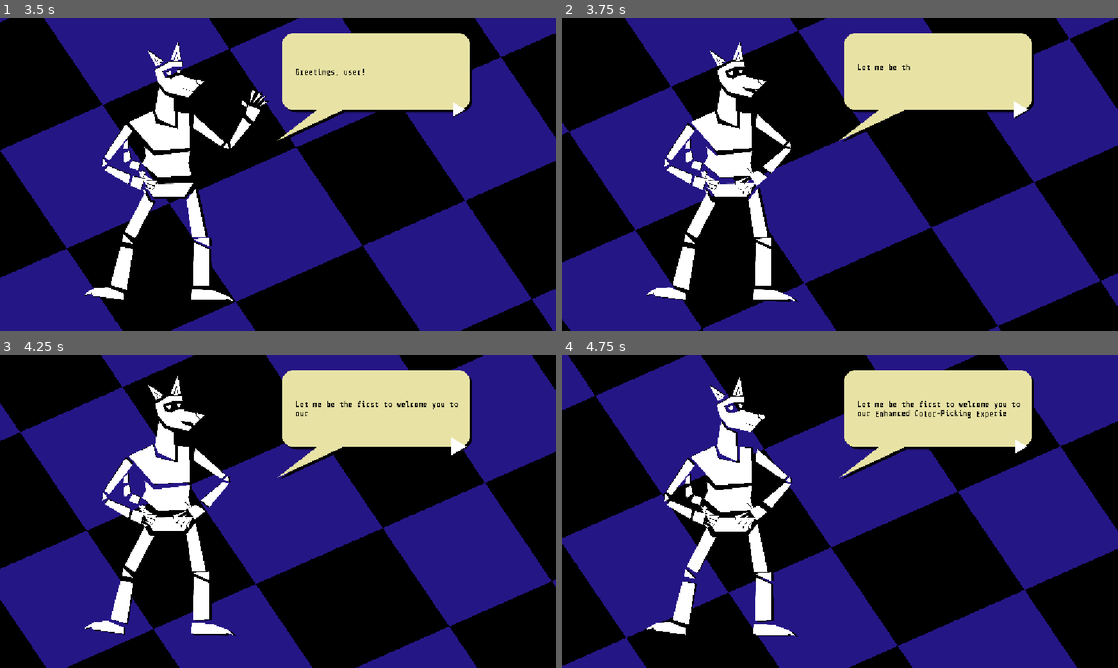
Above: before the commit, frames 1-4 (two rows, left to right).
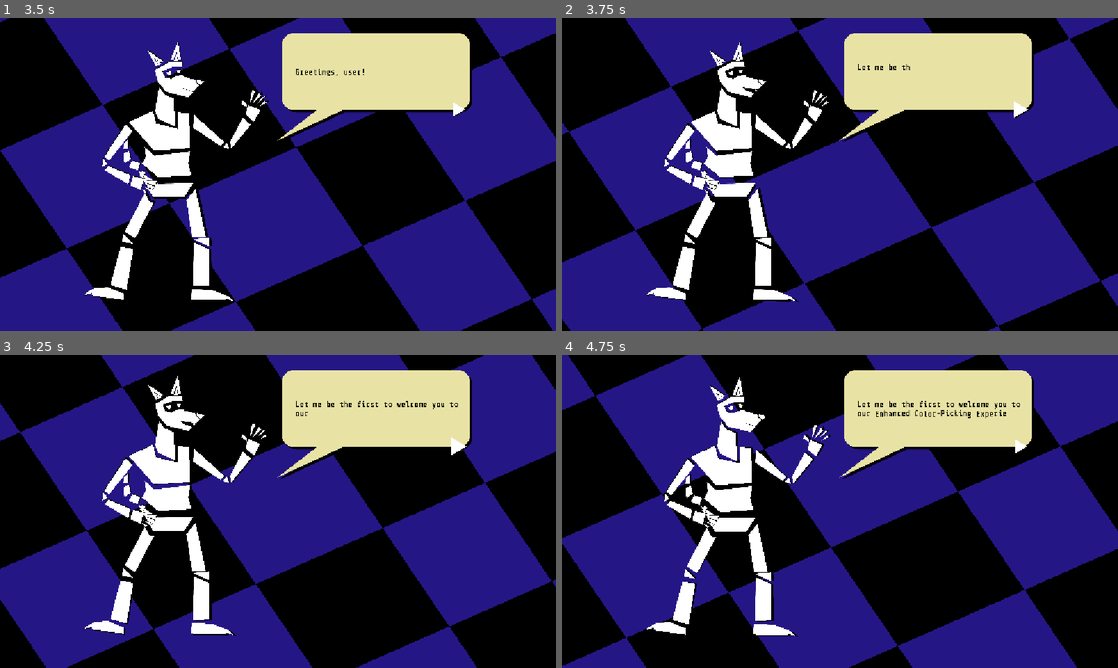
Above: after the commit, the same moments.

Repository: AlejandroCiuba/color-picker-game
Game: Godot game, scene res://scenes/levels/level.tscn
Same seed, same stepped clock (60 frames per second), same inputs: the game is played once before the commit and once after it.
Inputs (mouse positions are in pixels of both pictures, inside the frame that each line leads up to):
- Up to frame 1 (3.5 s): click "Start" at 0.5 s; move the mouse to (400, 158) at 1.27 s; hold Right (ui_right) 1.28-2.03 s; move the mouse to (166, 190) at 2.02 s; hold Left (ui_left) 2.03-2.75 s; click (467, 89) at 2.75 s
- Up to frame 2 (3.75 s): click (1023, 108) at 3.5 s
- Up to frame 3 (4.25 s): no input
- Up to frame 4 (4.75 s): move the mouse to (895, 442) at 4.27 s; hold Right (ui_right) from 4.28 s (still down)

Frame 1 is identical in both runs. In frame 2, 0.6% of the frame differs, in the area x 30-48%, y 23-57%; in frame 3, 0.6%; in frame 4, 0.7%, in the area x 31-49%, y 22-56%.

Commit message:
Shortened expressions for character animations in dialog

Diff:
--- a/assets/json/game-dialog.json
+++ b/assets/json/game-dialog.json
@@ -19,16 +19,8 @@
 		{
 			"callbacks": [
 				{
-					"args": [
-						"happy"
-					],
-					"callback": "casper.talk"
-				},
-				{
-					"args": [
-						"raised"
-					],
-					"callback": "casper.arm"
+					"args": [],
+					"callback": "casper.emote"
 				}
 			],
 			"dialog_id": "Casper",
@@ -63,7 +55,9 @@
 		{
 			"callbacks": [
 				{
-					"args": [],
+					"args": [
+						"hlu"
+					],
 					"callback": "casper.emote"
 				}
 			],
@@ -74,7 +68,7 @@
 						"args": [],
 						"callback": "NULL"
 					},
-					"text": "I hope you enjoy your time in our color picking program. My makers have worked tirelessly to create the most forward thinking and fantastic color picking experience a computer could offer!"
+					"text": "I hope you enjoy your time in our color picking program. My makers have worked tirelessly to create the most forward thinking and fantastic color picking experience they could offer!"
 				}
 			]
 		},
@@ -82,15 +76,9 @@
 			"callbacks": [
 				{
 					"args": [
-						"sad"
+						"sld"
 					],
-					"callback": "casper.talk"
-				},
-				{
-					"args": [
-						"down"
-					],
-					"callback": "casper.tail"
+					"callback": "casper.emote"
 				}
 			],
 			"dialog_id": "Casper",
@@ -116,16 +104,8 @@
 		{
 			"callbacks": [
 				{
-					"args": [
-						"happy"
-					],
-					"callback": "casper.talk"
-				},
-				{
-					"args": [
-						"raised"
-					],
-					"callback": "casper.arm"
+					"args": [],
+					"callback": "casper.emote"
 				}
 			],
 			"dialog_id": "Casper",
@@ -138,6 +118,75 @@
 					"text": "I am Casper the [rainbow][wave]Color-Changing[/wave][/rainbow] Canine!"
 				}
 			]
+		},
+		{
+			"callbacks": [
+				{
+					"args": [
+						"hlu"
+					],
+					"callback": "casper.emote"
+				}
+			],
+			"dialog_id": "Casper",
+			"text": [
+				{
+					"callback": {
+						"args": [],
+						"callback": "NULL"
+					},
+					"text": "My job is to guide you through the world of color picking so you are completely ready to select the [rainbow]COLOR OF YOUR DREAMS!!![/rainbow]"
+				}
+			]
+		},
+		{
+			"callbacks": [
+				{
+					"args": [
+						"sld"
+					],
+					"callback": "casper.emote"
+				}
+			],
+			"dialog_id": "Casper",
+			"text": [
+				{
+					"callback": {
+						"args": [],
+						"callback": "NULL"
+					},
+					"text": "Was that too much? I'm still new to being a color picking program assistant... "
+				},
+				{
+					"callback": {
+						"args": [
+							"0.75"
+						],
+						"callback": "pause"
+					},
+					"text": "This is a surprisingly difficult job."
+				}
+			]
+		},
+		{
+			"callbacks": [
+				{
+					"args": [
+						"srd"
+					],
+					"callback": "casper.emote"
+				}
+			],
+			"dialog_id": "Casper",
+			"text": [
+				{
+					"callback": {
+						"args": [],
+						"callback": "NULL"
+					},
+					"text": "There's so much to keep track of. And I would feel absolutely awful if my guidance led you astray from picking your perfect color."
+				}
+			]
 		}
 	],
 	"script": "game-dialog"
--- a/scenes/ents/character.gd
+++ b/scenes/ents/character.gd
@@ -15,10 +15,32 @@
 @onready var _animarm: AnimationPlayer = %ArmAnimation
 
 
-func emote(h: String = "happy", a: String = "lowered", t: String = "up") -> void:
-	talk(h)
-	arm(a)
-	tail(t)
+func emote(emotion: String = "hru") -> void:
+
+	if emotion == "reset":
+		reset()
+		return
+
+	if emotion[0] == 'h':
+		talk("happy")
+	else:
+		talk("sad")
+
+	if emotion[1] == 'r':
+		arm("raised")
+	else:
+		arm("lowered")
+
+	if emotion[2] == 'u':
+		tail("up")
+	else:
+		tail("down")
+
+
+func reset() -> void:
+	_animhead.play("animations/RESET")
+	_animarm.play("animations/RESET")
+	_animtail.play("animations/RESET")
 
 
 func talk(emotion: String) -> void:
Not shown, changed: assets/text/game-dialog.txt
